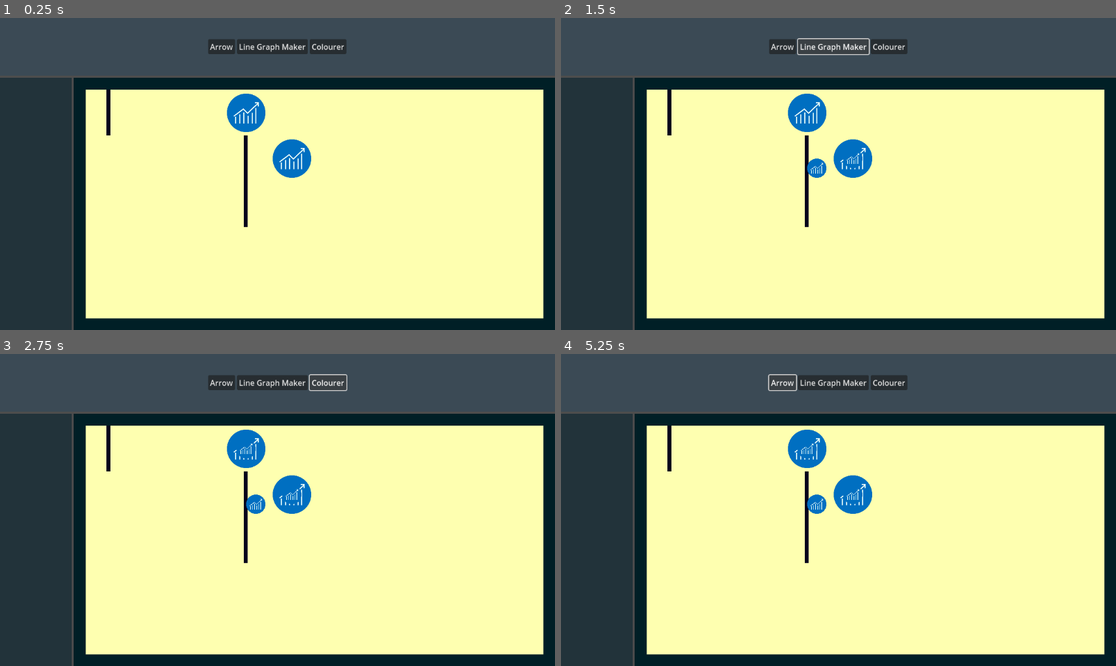
Above: before the commit, frames 1-4 (two rows, left to right).
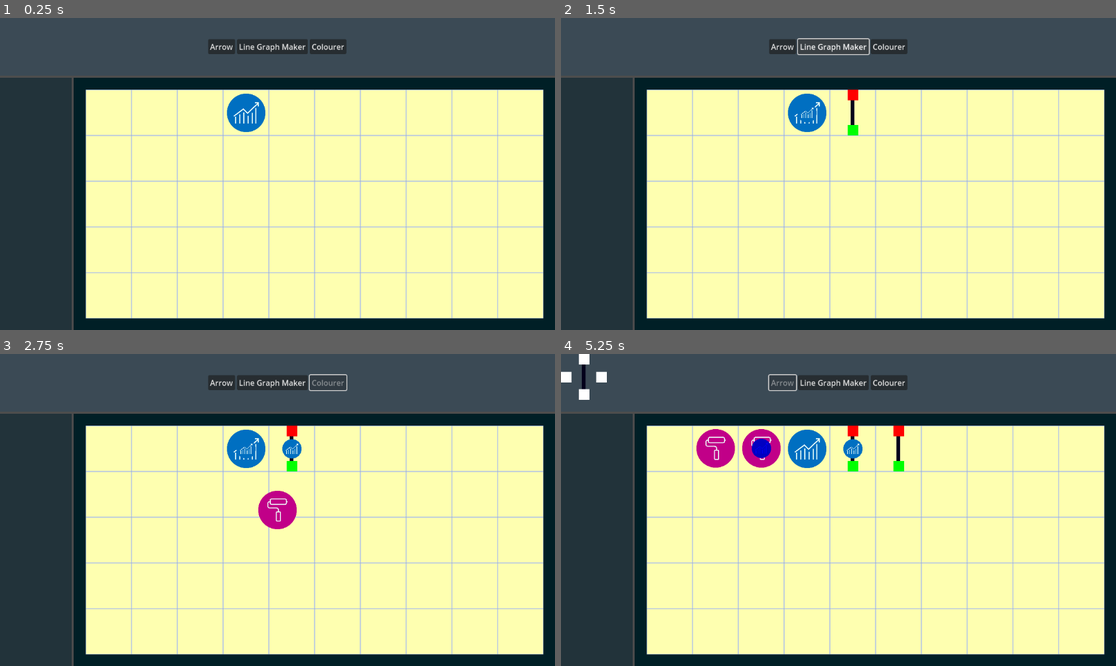
Above: after the commit, the same moments.

Repository: liamflannery/powerpoint_automation_game
Game: Godot game, scene res://scenes/main.tscn
Two runs of this game, one before a commit and one after it. Both use one fixed random seed, a clock stepped at 60 frames per second and the inputs below.
Inputs:
- Up to frame 1 (0.25 s): no input
- Up to frame 2 (1.5 s): click "Arrow" at 0.5 s; click "Line Graph Maker" at 1.25 s
- Up to frame 3 (2.75 s): click "Colourer" at 2 s
- Up to frame 4 (5.25 s): click "Arrow" at 2.75 s; click "Line Graph Maker" at 3.5 s; click "Colourer" at 4.25 s; click "Arrow" at 5 s

The runs differ from the first frame. In frame 1, 4.1% of the frame differs, in the area x 15-98%, y 22-97%; in frame 2, 4.5%; in frame 3, 5.0%; in frame 4, 6.6%, in the area x 0-98%, y 0-97%.

Commit message:
updated arrows and added colourer

Diff:
--- /dev/null
+++ b/scenes/create_element_button.gd
@@ -0,0 +1,13 @@
+extends Button
+
+@export var element_scene : PackedScene
+
+func _pressed() -> void:
+	if !element_scene:
+		return
+	var element : Element = element_scene.instantiate()
+	Stage.get_main().add_child(element)
+	disabled = true
+	await element.placed
+	disabled = false
+	#_pressed()
--- a/scenes/elements/arrow.gd
+++ b/scenes/elements/arrow.gd
@@ -1,2 +1,124 @@
 extends Element
 class_name Arrow
+
+@export var up_down_texture : Texture2D
+@export var left_right_texture : Texture2D
+@export var corner_texture_left_up : Texture2D
+@export var corner_texture_right_up : Texture2D
+@export var corner_texture_left_down : Texture2D
+@export var corner_texture_right_down : Texture2D
+
+
+
+func set_direction(in_sending_directions : Array[DIRECTION]= sending_directions, in_recieving_directions : Array[DIRECTION] = recieving_directions):
+	if sending_directions.is_empty() or recieving_directions.is_empty():
+		return
+
+	var from_direction = in_recieving_directions.front()
+	var to_direction = in_sending_directions.front()
+	if from_direction == to_direction:
+		return
+	sending_directions = in_sending_directions
+	recieving_directions = in_recieving_directions
+	%north_rect.hide()
+	%east_rect.hide()
+	%south_rect.hide()
+	%west_rect.hide()
+	match from_direction:
+		DIRECTION.NORTH:
+			%north_rect.show()
+			%north_rect.color = Color.RED
+		DIRECTION.EAST:
+			%east_rect.show()
+			%east_rect.color = Color.RED
+		DIRECTION.WEST:
+			%west_rect.show()
+			%west_rect.color = Color.RED
+		DIRECTION.SOUTH:
+			%south_rect.show()
+			%south_rect.color = Color.RED
+	match to_direction:
+		DIRECTION.NORTH:
+			%north_rect.show()
+			%north_rect.color = Color.GREEN
+		DIRECTION.EAST:
+			%east_rect.show()
+			%east_rect.color = Color.GREEN
+		DIRECTION.WEST:
+			%west_rect.show()
+			%west_rect.color = Color.GREEN
+		DIRECTION.SOUTH:
+			%south_rect.show()
+			%south_rect.color = Color.GREEN
+
+	if from_direction == get_opposite_direction(to_direction):
+		if from_direction == DIRECTION.EAST or from_direction == DIRECTION.WEST:
+			texture_rect.texture = left_right_texture
+		else:
+			texture_rect.texture = up_down_texture
+	else:
+		if DIRECTION.NORTH in [to_direction, from_direction]:
+			if DIRECTION.EAST in [to_direction, from_direction]:
+				texture_rect.texture = corner_texture_right_up
+			else:
+				texture_rect.texture = corner_texture_left_up
+		if DIRECTION.SOUTH in [to_direction, from_direction]:
+			if DIRECTION.EAST in [to_direction, from_direction]:
+				texture_rect.texture = corner_texture_right_down
+			else:
+				texture_rect.texture = corner_texture_left_down
+
+func change_direction():
+	var next_sending = get_clockwise_direction(sending_directions.front())
+	set_direction([next_sending], [get_opposite_direction(next_sending)])
+	if placement_mode:
+		predict_direction(closest_tile, false)
+
+
+func predict_direction(on_tile : Tile, initial = true, direction_preference : DIRECTION = -1):
+	if Input.is_action_pressed("ui_accept"):
+		pass
+	var adjacent_prediction : Array[Tile] = Stage.get_main().get_adjacent_tiles(on_tile)
+	if !initial:
+		for i in adjacent_prediction.size():
+				if adjacent_prediction[i] and adjacent_prediction[i].element and adjacent_prediction[i].element is Arrow:
+						if sending_directions.front() == i: continue
+						adjacent_prediction[i].element.reset_direction()
+	if direction_preference > -1:
+		if adjacent_prediction[direction_preference] and adjacent_prediction[direction_preference].element and adjacent_prediction[direction_preference].element is Arrow:
+				if sending_directions.front() != direction_preference:
+					if initial: adjacent_prediction[direction_preference].element.save_direction_state()
+					adjacent_prediction[direction_preference].element.set_direction([get_opposite_direction(direction_preference)])
+					set_direction(sending_directions, [direction_preference])
+	else:
+		var tiles_feeding_into_this_tile : Array[Tile]
+		var tiles_recieving_from_this_tile : Array[Tile]
+		for i in adjacent_prediction.size():
+				if adjacent_prediction[i] and adjacent_prediction[i].element and adjacent_prediction[i].element is Arrow:
+					if adjacent_prediction[i].element.sending_directions.front() == get_opposite_direction(i):
+						tiles_feeding_into_this_tile.append(adjacent_prediction[i])
+		for i in adjacent_prediction.size():
+				if adjacent_prediction[i] and adjacent_prediction[i].element and adjacent_prediction[i].element is Arrow:
+					if adjacent_prediction[i].element.recieving_directions.front() == get_opposite_direction(i):
+						tiles_recieving_from_this_tile.append(adjacent_prediction[i])
+
+		if !tiles_feeding_into_this_tile.is_empty() and !tiles_recieving_from_this_tile.is_empty():
+			var recieving_from = tiles_feeding_into_this_tile.front()
+			var sending_to = tiles_recieving_from_this_tile.front()
+			set_direction([adjacent_prediction.find(sending_to)], [adjacent_prediction.find(recieving_from)])
+		elif !tiles_feeding_into_this_tile.is_empty():
+			var recieving_from = tiles_feeding_into_this_tile.front()
+			set_direction(sending_directions, [adjacent_prediction.find(recieving_from)])
+		elif !tiles_recieving_from_this_tile.is_empty():
+			var sending_to = tiles_recieving_from_this_tile.front()
+			set_direction([adjacent_prediction.find(sending_to)])
+		else:
+			set_direction()
+
+
+func reset_tile(tile : Tile):
+	reset_direction()
+	var adjacent_prediction : Array[Tile] = Stage.get_main().get_adjacent_tiles(tile)
+	for i in adjacent_prediction.size():
+		if adjacent_prediction[i] and adjacent_prediction[i].element:
+			adjacent_prediction[i].element.reset_direction()
--- a/scenes/elements/arrow.tscn
+++ b/scenes/elements/arrow.tscn
@@ -1,8 +1,12 @@
-[gd_scene load_steps=4 format=3 uid="uid://da0dk4s05yj4u"]
+[gd_scene load_steps=8 format=3 uid="uid://da0dk4s05yj4u"]
 
 [ext_resource type="Script" uid="uid://bv02x72lw86tp" path="res://scenes/elements/arrow.gd" id="1_pmcjm"]
 [ext_resource type="Texture2D" uid="uid://ivkfe8q8n2t2" path="res://assets/arrow_up_down.png" id="1_vnigt"]
 [ext_resource type="Texture2D" uid="uid://bvkatmubb5x0l" path="res://assets/arrow_left_right.png" id="3_acd0x"]
+[ext_resource type="Texture2D" uid="uid://4dnyyjepfmxy" path="res://assets/arrow_bend.png" id="3_tk65o"]
+[ext_resource type="Texture2D" uid="uid://bsmepqxada811" path="res://assets/arrow_bend_right_up.png" id="5_r1o5m"]
+[ext_resource type="Texture2D" uid="uid://d0lfmmjslnx11" path="res://assets/arrow_bend_left_down.png" id="6_fyl8h"]
+[ext_resource type="Texture2D" uid="uid://c7clgtwiwt36u" path="res://assets/arrow_bend_right_down.png" id="7_5k1id"]
 
 [node name="arrow" type="TextureRect" node_paths=PackedStringArray("texture_rect")]
 custom_minimum_size = Vector2(95, 95)
@@ -12,10 +16,66 @@
 expand_mode = 1
 stretch_mode = 5
 script = ExtResource("1_pmcjm")
+up_down_texture = ExtResource("1_vnigt")
+left_right_texture = ExtResource("3_acd0x")
+corner_texture_left_up = ExtResource("3_tk65o")
+corner_texture_right_up = ExtResource("5_r1o5m")
+corner_texture_left_down = ExtResource("6_fyl8h")
+corner_texture_right_down = ExtResource("7_5k1id")
 texture_rect = NodePath(".")
 sending_directions = Array[int]([2])
-recieving_directions = Array[int]([3])
+recieving_directions = Array[int]([0])
 north_facing_texture = ExtResource("1_vnigt")
 east_facing_texture = ExtResource("3_acd0x")
 south_facing_texture = ExtResource("1_vnigt")
 west_facing_texture = ExtResource("3_acd0x")
+
+[node name="north_rect" type="ColorRect" parent="."]
+unique_name_in_owner = true
+layout_mode = 1
+anchors_preset = 5
+anchor_left = 0.5
+anchor_right = 0.5
+offset_left = -11.0
+offset_right = 11.0
+offset_bottom = 22.0
+grow_horizontal = 2
+
+[node name="east_rect" type="ColorRect" parent="."]
+unique_name_in_owner = true
+layout_mode = 1
+anchors_preset = 6
+anchor_left = 1.0
+anchor_top = 0.5
+anchor_right = 1.0
+anchor_bottom = 0.5
+offset_left = -22.0
+offset_top = -11.0
+offset_bottom = 11.0
+grow_horizontal = 0
+grow_vertical = 2
+
+[node name="south_rect" type="ColorRect" parent="."]
+unique_name_in_owner = true
+layout_mode = 1
+anchors_preset = 7
+anchor_left = 0.5
+anchor_top = 1.0
+anchor_right = 0.5
+anchor_bottom = 1.0
+offset_left = -11.0
+offset_top = -22.0
+offset_right = 11.0
+grow_horizontal = 2
+grow_vertical = 0
+
+[node name="west_rect" type="ColorRect" parent="."]
+unique_name_in_owner = true
+layout_mode = 1
+anchors_preset = 4
+anchor_top = 0.5
+anchor_bottom = 0.5
+offset_top = -11.0
+offset_right = 22.0
+offset_bottom = 11.0
+grow_vertical = 2
--- /dev/null
+++ b/scenes/elements/colourer.gd
@@ -0,0 +1,7 @@
+extends Element
+class_name Colourer
+
+func activate_element():
+	if !resources.is_empty():
+		resources.front().set_colour(Color.BLUE)
+	super()
--- /dev/null
+++ b/scenes/elements/colourer.tscn
@@ -0,0 +1,24 @@
+[gd_scene load_steps=3 format=3 uid="uid://d15xhe2njxijv"]
+
+[ext_resource type="Texture2D" uid="uid://dvntu0g1p33em" path="res://assets/element_images/colourer.png" id="1_hv18i"]
+[ext_resource type="Script" uid="uid://csq87y22n3f0i" path="res://scenes/elements/colourer.gd" id="2_hv18i"]
+
+[node name="colourer" type="TextureRect"]
+custom_minimum_size = Vector2(80, 80)
+anchors_preset = 8
+anchor_left = 0.5
+anchor_top = 0.5
+anchor_right = 0.5
+anchor_bottom = 0.5
+offset_left = -40.0
+offset_top = -40.0
+offset_right = 40.0
+offset_bottom = 40.0
+grow_horizontal = 2
+grow_vertical = 2
+texture = ExtResource("1_hv18i")
+expand_mode = 1
+stretch_mode = 5
+script = ExtResource("2_hv18i")
+sending_directions = Array[int]([0, 1, 2, 3])
+recieving_directions = Array[int]([0, 1, 2, 3])
--- a/scenes/elements/element.gd
+++ b/scenes/elements/element.gd
@@ -1,6 +1,6 @@
 extends Control
 class_name Element
-
+signal placed
 @export var max_resources_stored : int = 1
 var resources : Array[GameResource]
 
@@ -26,14 +26,25 @@
 var parent_tile : Tile
 var adjacent_tiles : Array[Tile]
 
-func _ready() -> void:
-	set_direction(sending_directions)
+func change_direction():
+	pass
 
-func set_direction(value : Array[DIRECTION]):
-	sending_directions = value
-	if sending_directions.is_empty():
+func predict_direction(on_tile : Tile):
+	pass
+
+func reset_tile(tile : Tile):
+	pass
+
+func reset_direction():
+	if !previous_directions.is_empty():
+		set_direction(previous_directions[0], previous_directions[1])
+
+func set_direction(in_sending_directions : Array[DIRECTION]= sending_directions, in_recieving_directions : Array[DIRECTION] = recieving_directions):
+	recieving_directions = in_recieving_directions
+	sending_directions = in_sending_directions
+	if in_sending_directions.is_empty():
 		return
-	match sending_directions[0]:
+	match in_sending_directions[0]:
 		DIRECTION.NORTH:
 			texture_rect.texture = north_facing_texture
 		DIRECTION.EAST:
@@ -46,6 +57,52 @@
 func element_placed(on_tile : Tile):
 	parent_tile = on_tile
 	adjacent_tiles = Stage.get_main().get_adjacent_tiles(parent_tile)
+	placement_mode = false
+	placed.emit()
+
+var closest_tile : Tile
+func _input(event: InputEvent) -> void:
+	# Check if we're in placement mode (you'll need to define this condition based on your game state)
+	if is_in_placement_mode():
+		# Snap to closest tile to mouse position
+		if closest_tile != get_closest_tile_to_mouse():
+			reset_tile(closest_tile)
+			closest_tile = get_closest_tile_to_mouse()
+			if closest_tile:
+				global_position = closest_tile.global_position + closest_tile.size/2 - size/2
+				predict_direction(closest_tile)
+		if event is InputEventMouseButton:
+			var mouse_event = event as InputEventMouseButton
+
+			# Left click - place element on tile
+			if mouse_event.button_index == MOUSE_BUTTON_LEFT and mouse_event.pressed:
+				if closest_tile:
+					place_on_tile(closest_tile)
+
+			# Right click - change direction
+			elif mouse_event.button_index == MOUSE_BUTTON_RIGHT and mouse_event.pressed:
+				if is_mouse_over_element():
+					change_direction()
+var placement_mode = true
+func is_in_placement_mode() -> bool:
+	return placement_mode
+
+func get_closest_tile_to_mouse() -> Tile:
+	return Stage.get_main().get_closest_tile_to_position(get_global_mouse_position())
+
+
+func place_on_tile(tile: Tile) -> void:
+	# Place the element on the specified tile
+	if tile and !tile.element:
+		tile.element = self
+		element_placed(tile)
+
+
+func is_mouse_over_element() -> bool:
+	var mouse_pos = get_global_mouse_position()
+	var rect = Rect2(global_position, size)
+	return rect.has_point(mouse_pos)
+
 
 func activate_element():
 	var send_to : Array[Tile]
@@ -65,6 +122,8 @@
 					send_to.append(adjacent_tiles[3])
 	for tile in send_to:
 		if tile and tile.element and tile.element.can_recieve_resource(self) and !resources.is_empty():
+			#if tile.element is not Arrow and self is not Arrow:
+				#continue
 			tile.element.send_resource(resources.pop_back())
 
 
@@ -73,7 +132,7 @@
 	sent_resource.reparent(self)
 	resources.append(sent_resource)
 	movement_tween = create_tween()
-	movement_tween.tween_property(sent_resource, "global_position", global_position + size/2, 0.3)
+	movement_tween.tween_property(sent_resource, "global_position", global_position + size/2 - sent_resource.size/2, 0.3)
 
 func can_recieve_resource(sending_element : Element) -> bool:
 	var direction_correct = false
@@ -81,6 +140,11 @@
 		if sending_element.sending_directions.map(func(dir): return get_opposite_direction(dir)).has(direction):
 			direction_correct = true
 	return resources.size() < max_resources_stored and direction_correct
+
+
+var previous_directions : Array[Array]
+func save_direction_state():
+	previous_directions = [sending_directions, recieving_directions]
 
 
 func get_opposite_direction(from_direction : DIRECTION) -> DIRECTION:
@@ -95,3 +159,16 @@
 			return DIRECTION.EAST
 		_:
 			return 0
+
+func get_clockwise_direction(from_direction : DIRECTION) -> DIRECTION:
+	match from_direction:
+		DIRECTION.NORTH:
+			return DIRECTION.EAST
+		DIRECTION.EAST:
+			return DIRECTION.SOUTH
+		DIRECTION.SOUTH:
+			return DIRECTION.WEST
+		DIRECTION.WEST:
+			return DIRECTION.NORTH
+		_:
+			return 0
--- a/scenes/game resources/game_resource.gd
+++ b/scenes/game resources/game_resource.gd
@@ -1,2 +1,6 @@
 extends Control
 class_name GameResource
+
+func set_colour(colour : Color):
+	modulate = colour
+	self_modulate = colour
--- a/scenes/main.gd
+++ b/scenes/main.gd
@@ -33,3 +33,13 @@
 		adjacent_tiles[3] = tiles[target_tile_index - 1]
 
 	return adjacent_tiles
+
+
+
+
+func get_closest_tile_to_position(to_position : Vector2, include_full_tiles=false):
+	var sorted_tiles = tiles.duplicate()
+	if !include_full_tiles:
+		sorted_tiles = sorted_tiles.filter(func(tile): return !tile.element)
+	sorted_tiles.sort_custom(func(a,b): return to_position.distance_to(a.global_position + a.size/2) < to_position.distance_to(b.global_position + b.size/2))
+	return sorted_tiles.front()
--- a/scenes/main.tscn
+++ b/scenes/main.tscn
@@ -1,9 +1,11 @@
-[gd_scene load_steps=5 format=3 uid="uid://dfgu7xvmqp50u"]
+[gd_scene load_steps=7 format=3 uid="uid://dfgu7xvmqp50u"]
 
 [ext_resource type="PackedScene" uid="uid://c3kckcbhpanqj" path="res://scenes/tile.tscn" id="1_ig7tw"]
 [ext_resource type="Script" uid="uid://b5mosc47svssq" path="res://scenes/main.gd" id="1_jyhfs"]
 [ext_resource type="PackedScene" uid="uid://da0dk4s05yj4u" path="res://scenes/elements/arrow.tscn" id="2_0xm2m"]
+[ext_resource type="Script" uid="uid://c2p5oqy7wp8yd" path="res://scenes/create_element_button.gd" id="2_tbgi4"]
 [ext_resource type="PackedScene" uid="uid://bo3xftlp833rm" path="res://scenes/elements/graph_producer.tscn" id="3_sugp2"]
+[ext_resource type="PackedScene" uid="uid://d15xhe2njxijv" path="res://scenes/elements/colourer.tscn" id="4_tefeu"]
 
 [node name="main" type="Control" node_paths=PackedStringArray("tile_grid")]
 layout_mode = 3
@@ -50,20 +52,25 @@
 layout_mode = 2
 alignment = 1
 
-[node name="Button" type="Button" parent="VBoxContainer/ColorRect/MarginContainer/HBoxContainer"]
+[node name="Arrow" type="Button" parent="VBoxContainer/ColorRect/MarginContainer/HBoxContainer"]
 layout_mode = 2
 size_flags_vertical = 4
 text = "Arrow"
+script = ExtResource("2_tbgi4")
+element_scene = ExtResource("2_0xm2m")
 
 [node name="LineGraphMaker" type="Button" parent="VBoxContainer/ColorRect/MarginContainer/HBoxContainer"]
 layout_mode = 2
 size_flags_vertical = 4
 text = "Line Graph Maker"
+script = ExtResource("2_tbgi4")
 
 [node name="Colourer" type="Button" parent="VBoxContainer/ColorRect/MarginContainer/HBoxContainer"]
 layout_mode = 2
 size_flags_vertical = 4
 text = "Colourer"
+script = ExtResource("2_tbgi4")
+element_scene = ExtResource("4_tefeu")
 
 [node name="HBoxContainer" type="HBoxContainer" parent="VBoxContainer"]
 layout_mode = 2
@@ -98,7 +105,6 @@
 
 [node name="tile" parent="VBoxContainer/HBoxContainer/ColorRect2/GridContainer" instance=ExtResource("1_ig7tw")]
 layout_mode = 2
-starting_element = ExtResource("2_0xm2m")
 
 [node name="tile2" parent="VBoxContainer/HBoxContainer/ColorRect2/GridContainer" instance=ExtResource("1_ig7tw")]
 layout_mode = 2
@@ -139,11 +145,9 @@
 
 [node name="tile14" parent="VBoxContainer/HBoxContainer/ColorRect2/GridContainer" instance=ExtResource("1_ig7tw")]
 layout_mode = 2
-starting_element = ExtResource("2_0xm2m")
 
 [node name="tile15" parent="VBoxContainer/HBoxContainer/ColorRect2/GridContainer" instance=ExtResource("1_ig7tw")]
 layout_mode = 2
-starting_element = ExtResource("3_sugp2")
 
 [node name="tile16" parent="VBoxContainer/HBoxContainer/ColorRect2/GridContainer" instance=ExtResource("1_ig7tw")]
 layout_mode = 2
@@ -171,7 +175,6 @@
 
 [node name="tile24" parent="VBoxContainer/HBoxContainer/ColorRect2/GridContainer" instance=ExtResource("1_ig7tw")]
 layout_mode = 2
-starting_element = ExtResource("2_0xm2m")
 
 [node name="tile25" parent="VBoxContainer/HBoxContainer/ColorRect2/GridContainer" instance=ExtResource("1_ig7tw")]
 layout_mode = 2
--- a/scenes/tile.tscn
+++ b/scenes/tile.tscn
@@ -1,10 +1,12 @@
-[gd_scene load_steps=2 format=3 uid="uid://c3kckcbhpanqj"]
+[gd_scene load_steps=3 format=3 uid="uid://c3kckcbhpanqj"]
 
 [ext_resource type="Script" uid="uid://bbyfkpv0vasdq" path="res://scenes/tile.gd" id="1_n3f48"]
+[ext_resource type="Texture2D" uid="uid://droiyp41mo4tc" path="res://assets/tile_outline.png" id="1_ywnoi"]
 
-[node name="tile" type="ColorRect"]
+[node name="tile" type="TextureRect"]
 custom_minimum_size = Vector2(95, 95)
-color = Color(0.996078, 1, 0.690196, 1)
+offset_right = 95.0
+offset_bottom = 95.0
+texture = ExtResource("1_ywnoi")
+expand_mode = 1
 script = ExtResource("1_n3f48")
-
-[connection signal="mouse_entered" from="." to="." method="_on_mouse_entered"]
--- /dev/null
+++ b/shaders/rotate_texture.gdshader
@@ -0,0 +1,26 @@
+shader_type canvas_item;
+
+uniform float rotation_degrees : hint_range(0.0, 360.0) = 0.0;
+
+void fragment() {
+    // Convert degrees to radians
+    float rotation_radians = rotation_degrees * PI / 180.0;
+
+    // Get UV coordinates centered around 0.5, 0.5
+    vec2 centered_uv = UV - vec2(0.5, 0.5);
+
+    // Create rotation matrix
+    float cos_angle = cos(rotation_radians);
+    float sin_angle = sin(rotation_radians);
+    mat2 rotation_matrix = mat2(vec2(cos_angle, -sin_angle), vec2(sin_angle, cos_angle));
+
+    // Apply rotation
+    vec2 rotated_uv = rotation_matrix * centered_uv;
+
+    // Move back to 0-1 range
+    rotated_uv += vec2(0.5, 0.5);
+
+    // Sample the texture with rotated UV coordinates
+    // Use fract to wrap UV coordinates and keep them in 0-1 range
+    COLOR = texture(TEXTURE, fract(rotated_uv));
+}
Binary file added: assets/arrow_bend.png
Not shown, added: assets/arrow_bend.png.import
Binary file added: assets/arrow_bend_left_down.png
Not shown, added: assets/arrow_bend_left_down.png.import
Binary file added: assets/arrow_bend_right_down.png
Not shown, added: assets/arrow_bend_right_down.png.import
Binary file added: assets/arrow_bend_right_up.png
Not shown, added: assets/arrow_bend_right_up.png.import
Binary file added: assets/element_images/colourer.png
Not shown, added: assets/element_images/colourer.png.import
Binary file added: assets/tile_no_outline.png
Not shown, added: assets/tile_no_outline.png.import
(and 5 more such lines)
